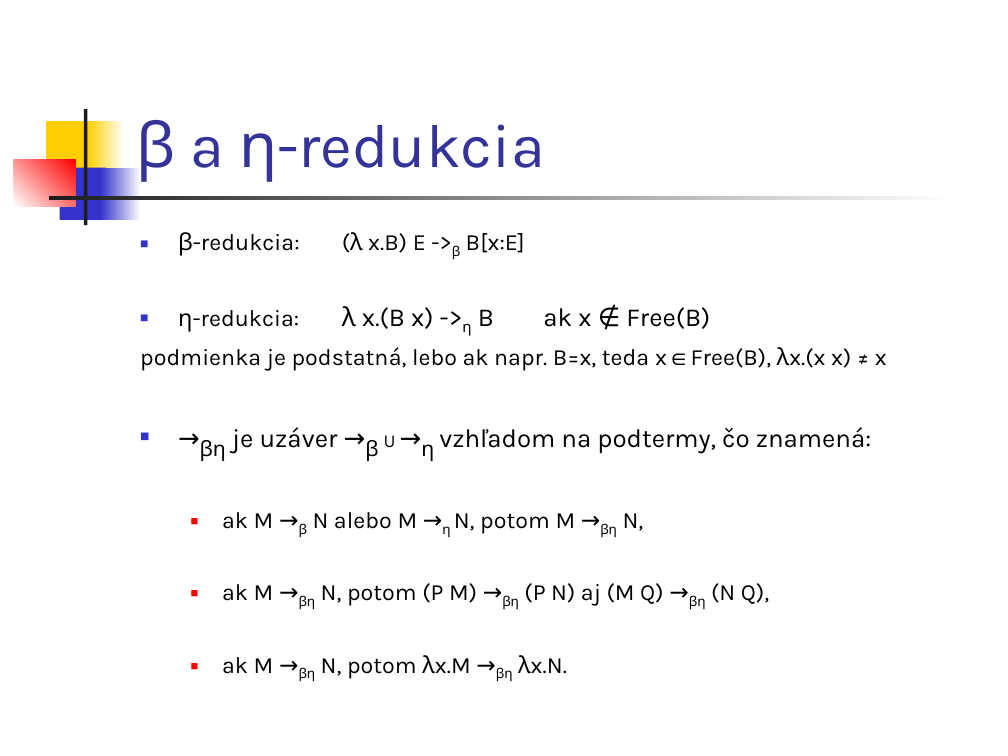
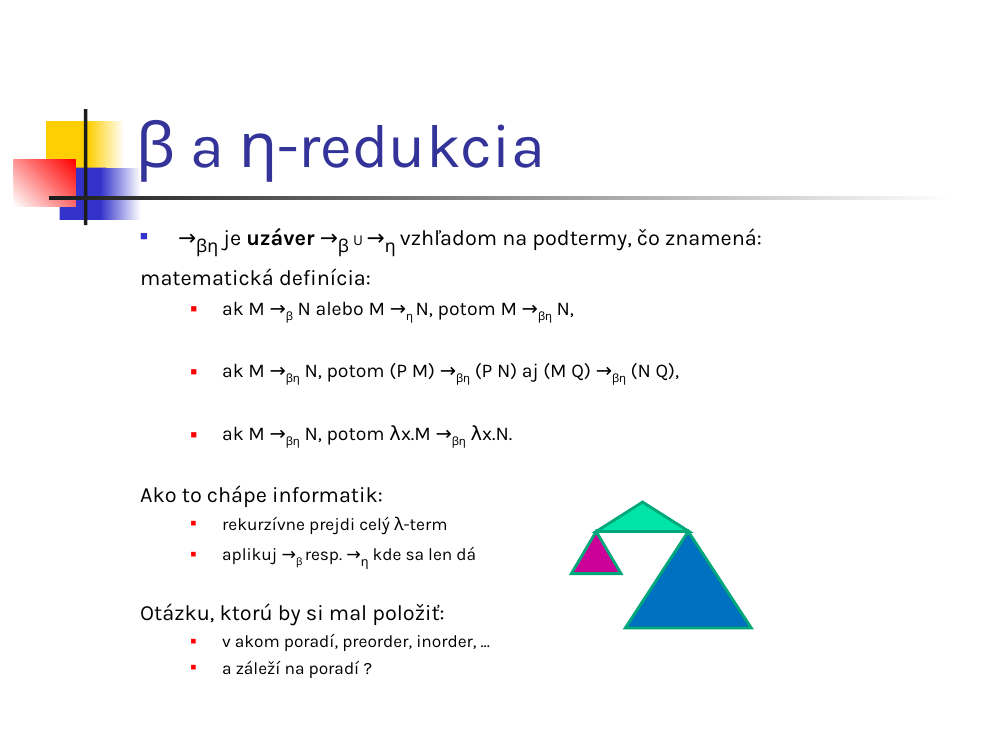
Before and after one commit to Funkcionalne/Prednasky, a slide deck: slide 9 of 06/06_fpro.ppt (slide 5 before the commit). Drawn at 1008x756 pixels with LibreOffice and Linux fonts; fonts in the diff are those of the drawing. Boxes give left, top, right and bottom in pixels: in the first picture for what was removed or moved away, otherwise in the second. Text is boxed around its words. In the diff, an @@ line names an element or a change of style, - is before the commit and + after.

```diff
--- a/06/06_fpro.ppt
+++ b/06/06_fpro.ppt
@@ text at box(140, 232, 887, 370): paragraphs removed @@
-■ β-redukcia: (λ x.B) E ->β B[x:E]
-■ η-redukcia: λ x.(B x) ->η B ak x ∉ Free(B)
-podmienka je podstatná, lebo ak napr. B=x, teda x∈Free(B), λx.(x x) ≠ x
@@ text at box(196, 228, 762, 448): size 18.5 to 15.5 pt in "→βη je uzáver →β →η vzhľadom na ..."; size 25.9 to 21.7 pt in "→βη →β →η"; size 12.9 to 10.8 pt in "U"; bold on in "uzáver"; size 16.6 to 13.9 pt in "ak M →β N alebo M →η ...", "ak M →βη N, potom (P M) ...", "ak M →βη N, potom λx.M →βη ..." @@
@@ text at box(140, 268, 371, 286): paragraph added @@
+matematická definícia:
@@ text at box(140, 485, 476, 678): paragraphs added @@
+Ako to chápe informatik:
+  ■ rekurzívne prejdi celý λ-term
+  ■ aplikuj →β resp. →η kde sa len dá
+Otázku, ktorú by si mal položiť:
+  ■ v akom poradí, preorder, inorder, ...
+  ■ a záleží na poradí ?
@@ triangle added at box(596, 502, 688, 531), fill #00E4A8, outline #00A77A 2.01 pt @@
@@ triangle added at box(572, 531, 621, 574), fill #CC0099, outline #00A77A 2.01 pt @@
@@ triangle added at box(625, 531, 751, 628), fill #0070C0, outline #00A77A 2.01 pt @@
```
Also in this commit, not shown: 13 other slides changed, 7 slides added, 5 other files.
